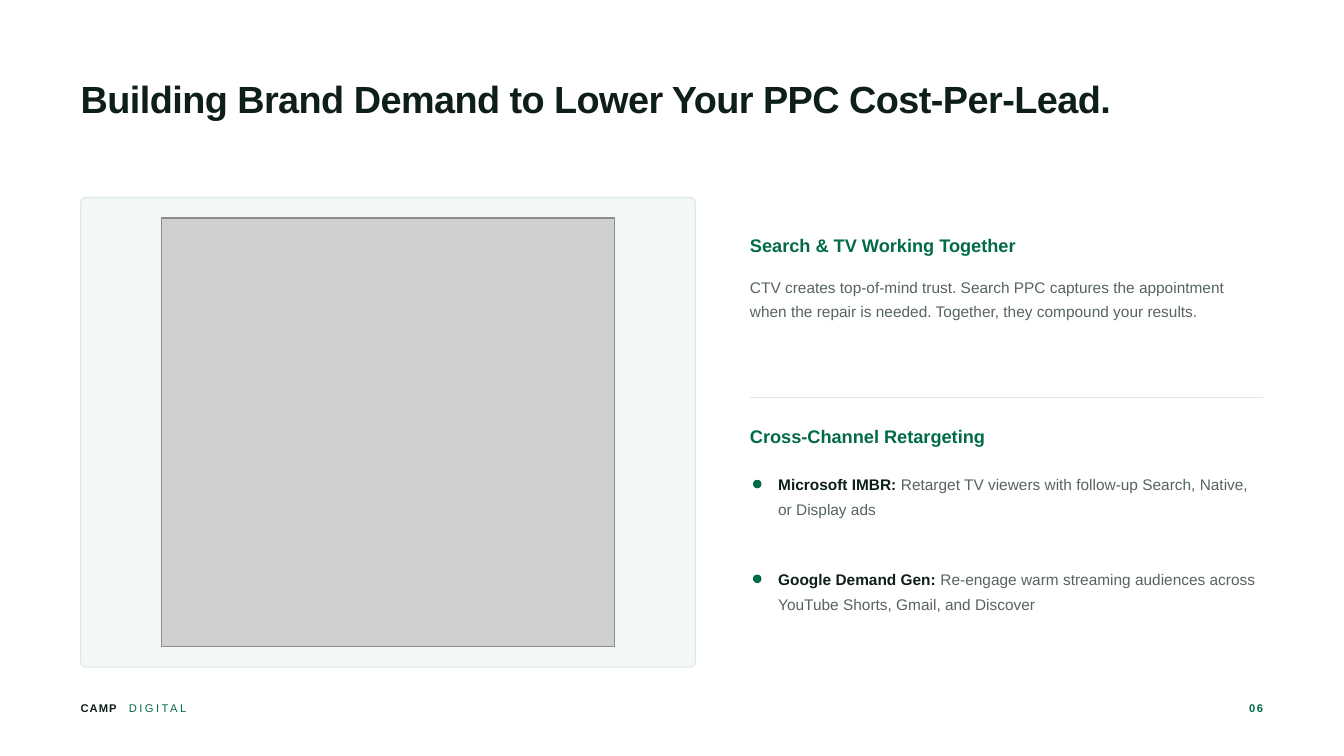
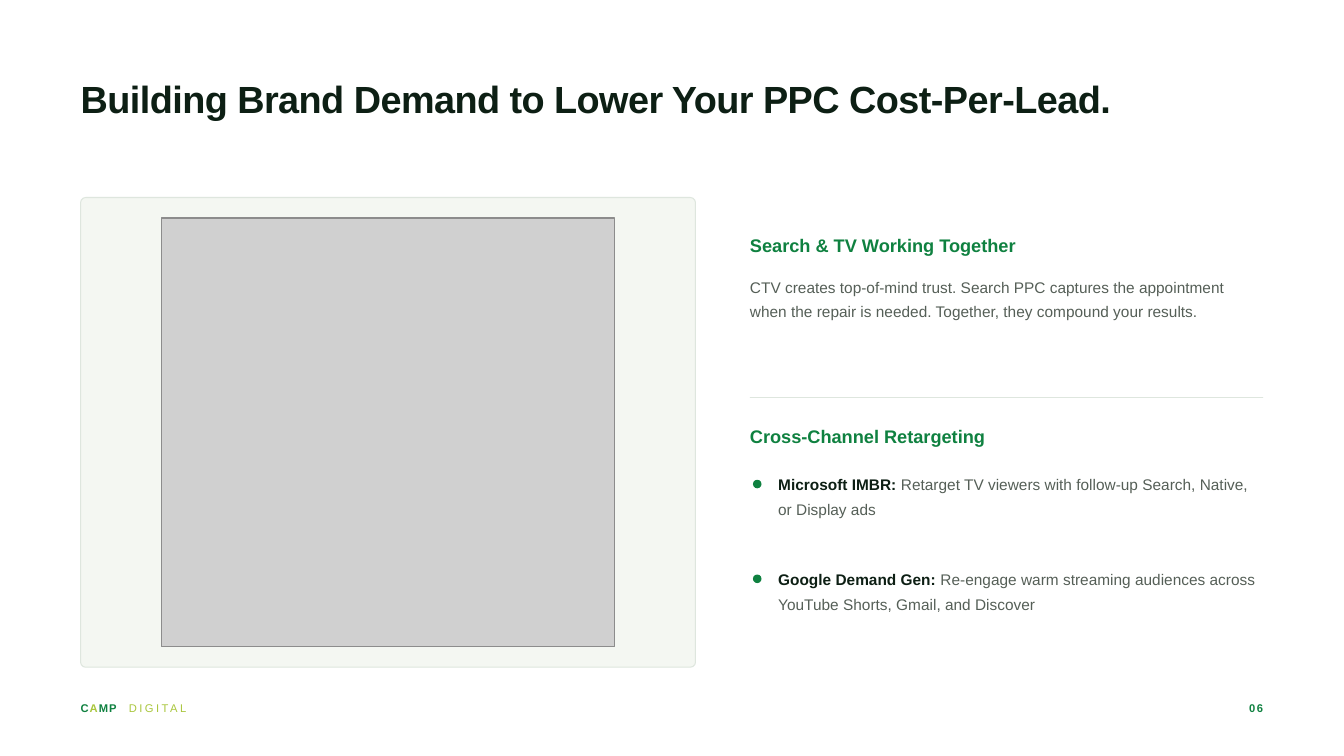
Before and after one commit to ads-jpg/creekside, a slide deck: slide 6 of decks/camp-ctv/camp-ctv-redesigned.pptx. Drawn at 1344x756 pixels with LibreOffice and Linux fonts; fonts in the diff are those of the drawing; grey boxes stand for pictures. Boxes give left, top, right and bottom in pixels: in the first picture for what was removed or moved away, otherwise in the second. Text is boxed around its words. In the diff, an @@ line names an element or a change of style, - is before the commit and + after.

```diff
--- a/decks/camp-ctv/camp-ctv-redesigned.pptx
+++ b/decks/camp-ctv/camp-ctv-redesigned.pptx
@@ ellipse at bbox=[753, 480, 762, 489]: fill #006A49 to #0F8140 @@
@@ ellipse at bbox=[753, 575, 762, 584]: fill #006A49 to #0F8140 @@
@@ text "CAMP DIGITAL" at bbox=[81, 704, 117, 712]: text colour #0E1F1A to #0F8140, text colour #0E1F1A to #A9C63C in "CAMP"; text colour #006A49 to #A9C63C in "DIGITAL" @@
@@ text colour #006A49 to #0F8140 in 3 elements at bbox=[750, 238, 1015, 256], bbox=[750, 429, 985, 447], bbox=[1249, 704, 1263, 712] @@
```
Also in this commit, not shown: 11 other slides changed, 3 other files.
